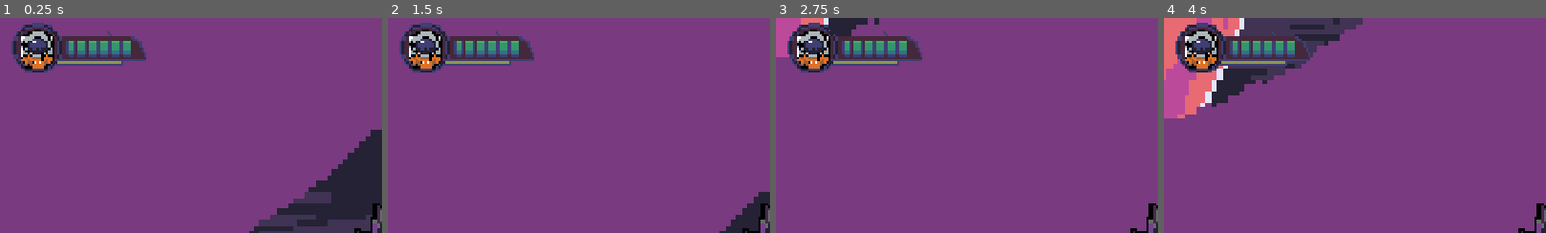
Above: before the commit, frames 1-4 (left to right).
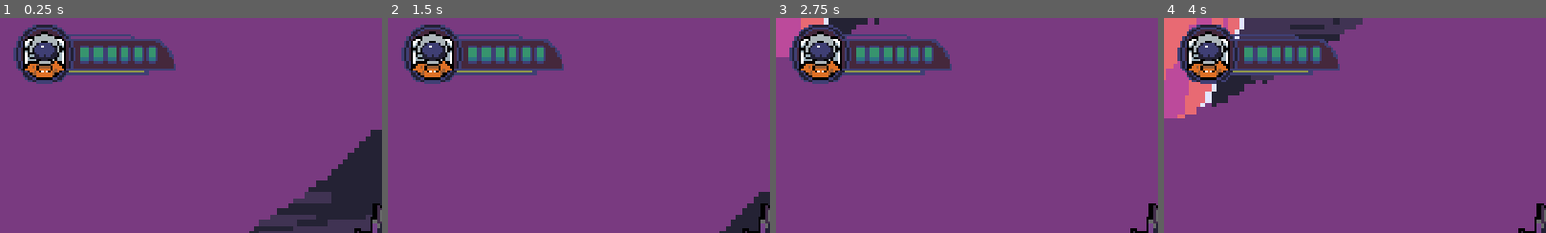
Above: after the commit, the same moments.

Repository: scorpion-bits/AstroDash
Game: Godot game, scene res://Rooms/Mode/Story/LevelManager/levels/Fase1/fase_1.tscn
Same seed, same stepped clock (60 frames per second), same inputs: the game is played once before the commit and once after it. The project has no main scene, so this scene is started directly. The engine's default icon, where the game draws it, is replaced by a stand-in: a white triangle on a blue panel in a dark square.
Inputs:
- Up to frame 1 (0.25 s): no input
- Up to frame 2 (1.5 s): tap Enter (ui_accept) at 0.5, 0.77 s; hold D (right_1) 0.53-1.28 s; hold S (down_1) from 1.28 s (still down)
- Up to frame 3 (2.75 s): tap Enter (ui_accept) at 1.52 s; release S (down_1) at 2.03 s; hold D (right_1) from 2.03 s (still down)
- Up to frame 4 (4 s): release D (right_1) at 2.78 s; hold W (up_1) 2.78-3.53 s; tap Enter (ui_accept) at 3.02, 3.77 s; hold A (left_1) from 3.53 s (still down)
The pictures show only the part of the screen within x 0-50%, y 0-50%; the shares and areas given below are measured in that part.

The runs differ from the first frame. In frame 1, 7.5% of the frame differs, in the area x 3-46%, y 2-31%; in frame 2, 7.5%; in frame 3, 7.4%; in frame 4, 6.9%.

Commit message:
ghost bar

Diff:
--- a/Rooms/Mode/Story/StoryPlayer/Player/StoryPlayer.tscn
+++ b/Rooms/Mode/Story/StoryPlayer/Player/StoryPlayer.tscn
@@ -4,7 +4,7 @@
 [ext_resource type="Texture2D" uid="uid://cati20jxwhiug" path="res://Players/Assets/Sprite-0001.png" id="1_lkl1o"]
 [ext_resource type="PackedScene" uid="uid://bsrphq0eukbhj" path="res://Rooms/Mode/Story/Componentes/HealthComponent/health_component.tscn" id="3_h0qu4"]
 [ext_resource type="PackedScene" uid="uid://kjsbtb7mkjv8" path="res://Rooms/Mode/Story/Componentes/WeaponComponent/weapon_component.tscn" id="4_fds1a"]
-[ext_resource type="Script" uid="uid://0je47t8cjpsx" path="res://health_ui.gd" id="5_h0qu4"]
+[ext_resource type="Script" uid="uid://0je47t8cjpsx" path="res://Rooms/Mode/Story/StoryPlayer/Player/health_ui.gd" id="5_h0qu4"]
 [ext_resource type="Texture2D" uid="uid://cklpuppiti4ds" path="res://Rooms/Mode/Story/Componentes/HealthComponent/assets/energy_bar.png" id="5_tc5q5"]
 [ext_resource type="Texture2D" uid="uid://d3sp6nax76hjm" path="res://Rooms/Mode/Story/Componentes/HealthComponent/assets/healthbar_over.png" id="5_u3mxw"]
 [ext_resource type="Texture2D" uid="uid://c7pniq6wvupda" path="res://Rooms/Mode/Story/Componentes/HealthComponent/assets/health_bar.png" id="6_tc5q5"]
@@ -77,11 +77,43 @@
 shape = SubResource("CircleShape2D_lkl1o")
 
 [node name="PlayerUI" type="CanvasLayer" parent="." unique_id=1053241877]
+scale = Vector2(1.2, 1.2)
+transform = Transform2D(1.2, 0, 0, 1.2, 0, 0)
+
+[node name="Panel" type="ColorRect" parent="PlayerUI" unique_id=673584682]
+modulate = Color(0, 0, 0, 1)
+self_modulate = Color(0.011764706, 0.011764706, 0.011764706, 1)
+offset_left = 165.83333
+offset_top = 55.833332
+offset_right = 330.0
+offset_bottom = 95.83333
 
 [node name="AstronautPortrait" type="AnimatedSprite2D" parent="PlayerUI" unique_id=477503813]
 position = Vector2(94, 76)
 scale = Vector2(4, 4)
 sprite_frames = SubResource("SpriteFrames_t0uks")
+
+[node name="GhostEnergyBar" type="TextureProgressBar" parent="PlayerUI" unique_id=1845530644]
+offset_left = 146.0
+offset_top = 108.0
+offset_right = 185.0
+offset_bottom = 110.0
+scale = Vector2(4, 4)
+step = 0.1
+value = 100.0
+texture_progress = ExtResource("5_tc5q5")
+tint_progress = Color(0.56078434, 0.5921569, 0.2901961, 0.81960785)
+
+[node name="GhostHealthUI" type="TextureProgressBar" parent="PlayerUI" unique_id=1291661378]
+offset_left = 169.99994
+offset_top = 60.0
+offset_right = 208.99994
+offset_bottom = 68.0
+scale = Vector2(4, 4)
+step = 0.1
+value = 100.0
+texture_progress = ExtResource("6_tc5q5")
+tint_progress = Color(0.21568628, 0.5803922, 0.43137255, 0.60784316)
 
 [node name="EnergyBar" type="TextureProgressBar" parent="PlayerUI" unique_id=1724985712]
 offset_left = 146.0
@@ -89,7 +121,7 @@
 offset_right = 185.0
 offset_bottom = 110.0
 scale = Vector2(4, 4)
-step = 20.0
+step = 0.1
 value = 100.0
 texture_progress = ExtResource("5_tc5q5")
 
@@ -100,6 +132,7 @@
 offset_bottom = 44.0
 scale = Vector2(4, 4)
 max_value = 6.0
+step = 0.01
 value = 6.0
 texture_over = ExtResource("5_u3mxw")
 texture_progress = ExtResource("6_tc5q5")
--- a/health_ui.gd
+++ b/Rooms/Mode/Story/StoryPlayer/Player/health_ui.gd
@@ -2,15 +2,30 @@
 class_name HealthUI
 @onready var astronaut_portrait: AnimatedSprite2D = $"../AstronautPortrait"
 @onready var shake_component: ShakeComponent = $"../ShakeComponent"
+@onready var ghost_bar: TextureProgressBar = $"../GhostHealthUI"
 
 
 func _ready() -> void:
 	EventBus.player_health_changed.connect(_on_player_health_changed)
+	if ghost_bar:
+		ghost_bar.max_value = max_value
+		ghost_bar.value = value
 
 func _on_player_health_changed(current_health, max_health):
-	shake_component.trigger()
+	if current_health < value:
+		shake_component.trigger()
+
+		if ghost_bar:
+			var tween = create_tween()
+			tween.tween_property(ghost_bar, "value", current_health, 0.4).set_delay(0.2)
+	else:
+		if ghost_bar:
+			ghost_bar.value = current_health
 
 	max_value = max_health
+	if ghost_bar:
+		ghost_bar.max_value = max_health
+
 	value = current_health
 
 	if value >= 5:
--- a/Rooms/Mode/Story/StoryPlayer/Player/story_player.gd
+++ b/Rooms/Mode/Story/StoryPlayer/Player/story_player.gd
@@ -5,6 +5,8 @@
 @export var is_in_cutscene: bool = false
 @export var cutscene_direction: Vector2 = Vector2.UP
 
+
+@onready var ghost_energy_bar: TextureProgressBar = $PlayerUI/GhostEnergyBar
 @onready var health_comp: HealthComponent = $HealthComponent
 @onready var weapon_comp: WeaponComponent = $WeaponComponent
 @onready var sprite: Sprite2D = $Sprite2D
@@ -76,6 +78,12 @@
 func _on_energy_changed(current_energy, max_energy) -> void:
 	energy_bar.value = current_energy
 
+	if current_energy < ghost_energy_bar.value:
+		var tween = create_tween()
+		tween.tween_property(ghost_energy_bar, "value", current_energy, 0.3).set_delay(0.1)
+	else:
+		ghost_energy_bar.value = current_energy
+
 func _on_died() -> void:
 	print("Player morreu!")
 	set_collision_layer_value(1, false)
--- a/project.godot
+++ b/project.godot
@@ -31,6 +31,7 @@
 [file_customization]
 
 folder_colors={
+"res://Globals/": "teal",
 "res://Huds/": "green",
 "res://Perigos/": "red",
 "res://Players/": "yellow",
Renamed: event_bus.gd -> Globals/event_bus.gd
Renamed: event_bus.gd.uid -> Globals/event_bus.gd.uid
Renamed: health_ui.gd.uid -> Rooms/Mode/Story/StoryPlayer/Player/health_ui.gd.uid
